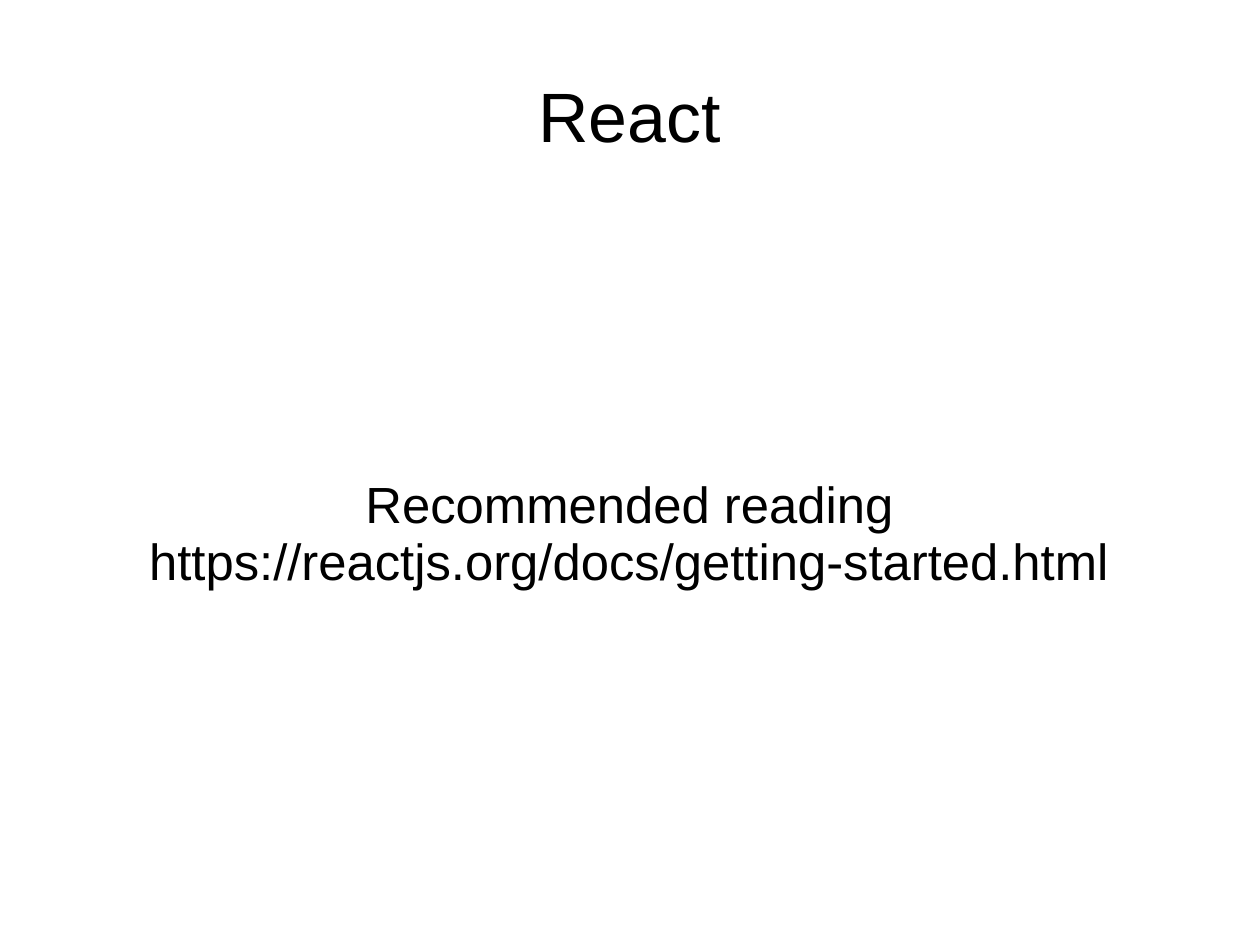
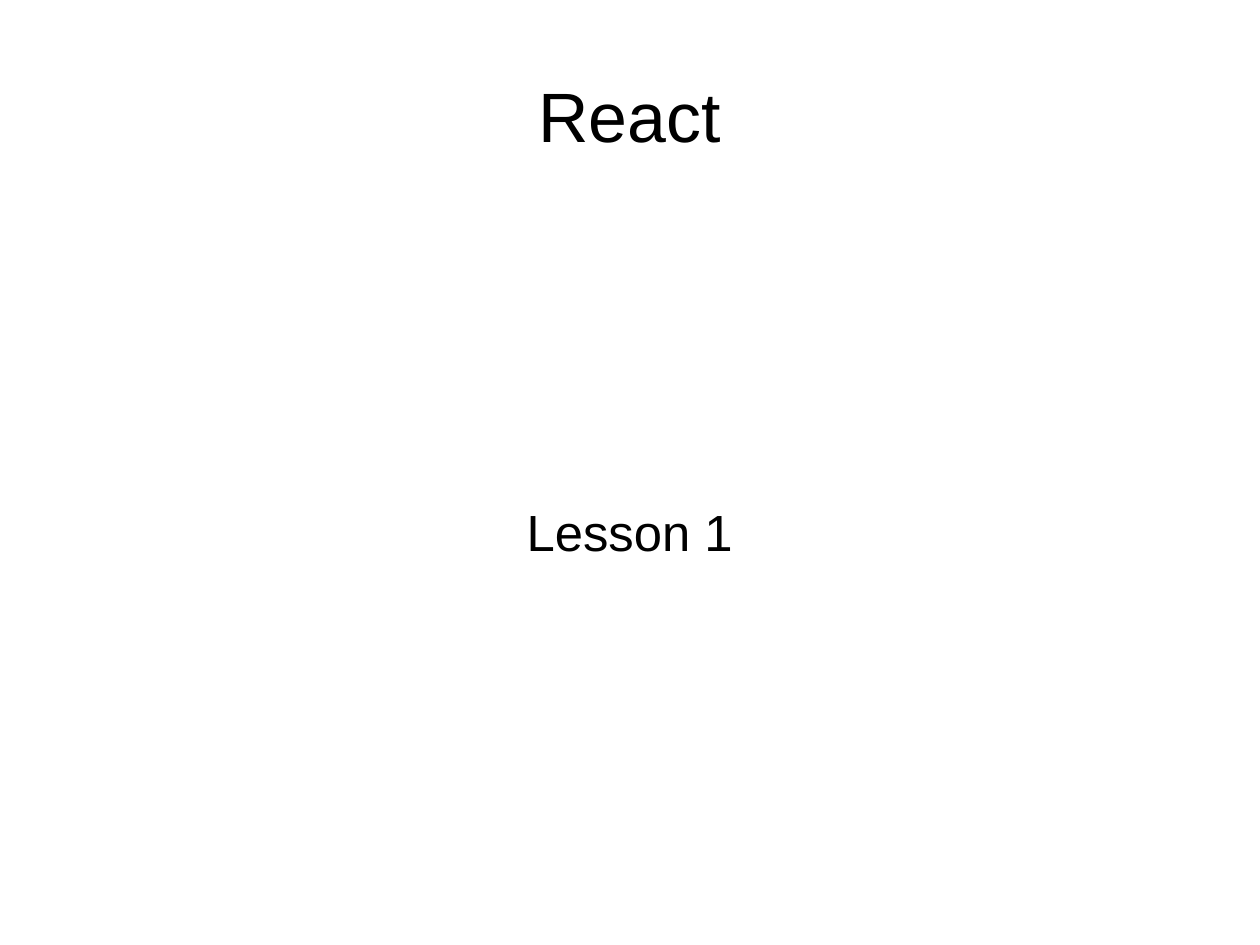
Before and after one commit to amtoss-study/react-demo, a slide deck: slide 1 of materials/Lesson1.ppt. Drawn at 1260x945 pixels with LibreOffice and Linux fonts; fonts in the diff are those of the drawing. Boxes give left, top, right and bottom in pixels: in the first picture for what was removed or moved away, otherwise in the second. Text is boxed around its words. In the diff, an @@ line names an element or a change of style, - is before the commit and + after.

Commit message:
Update slides

```diff
--- a/materials/Lesson1.ppt
+++ b/materials/Lesson1.ppt
@@ subtitle at (527, 516, 732, 552): text changed @@
-Recommended reading
-https://reactjs.org/docs/getting-started.html
+Lesson 1
```
Also in this commit, not shown: 3 other slides changed.
